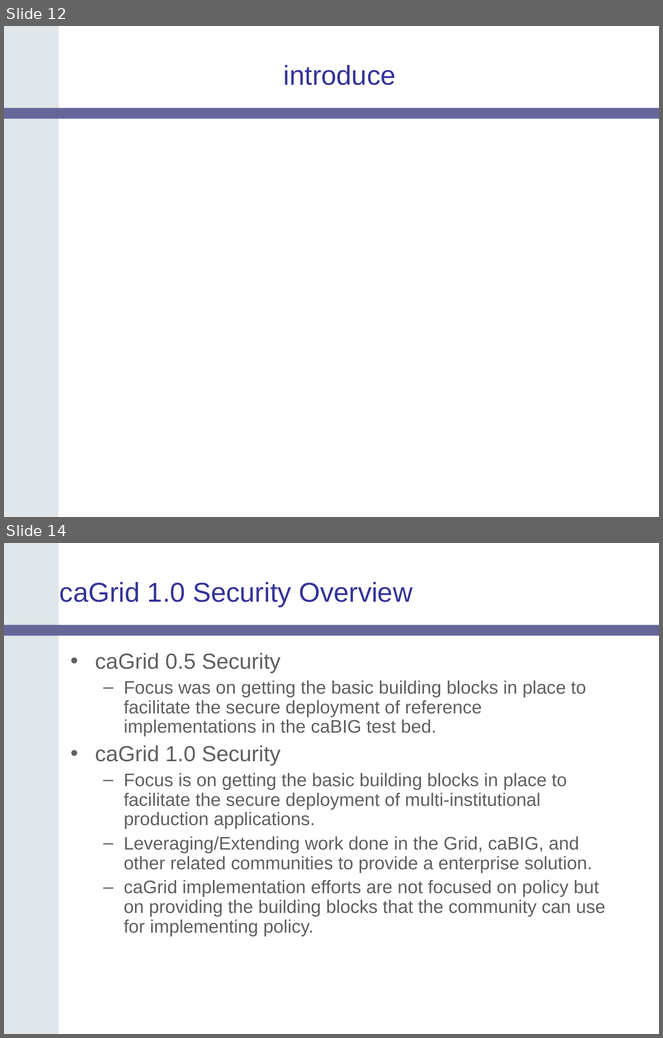
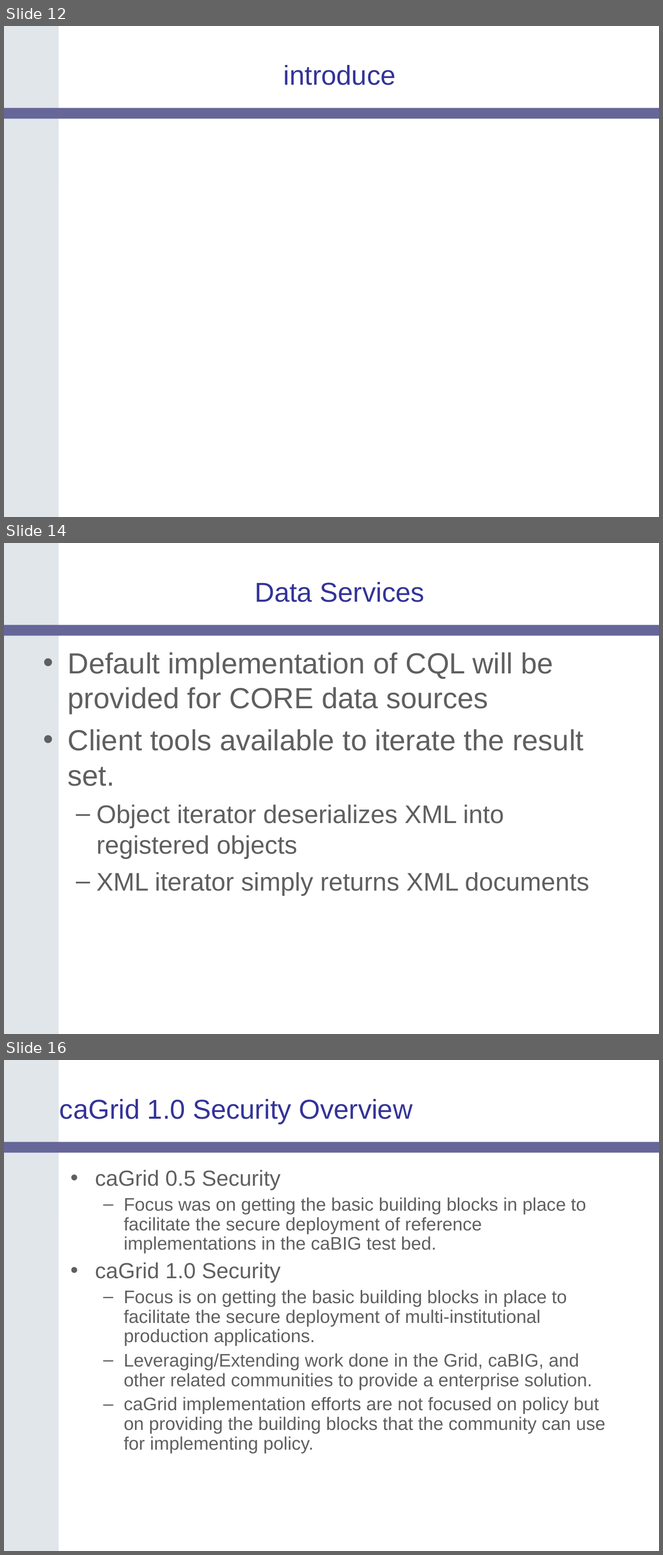
Before and after one commit to NCIP/cagrid-docs, a slide deck: presentations/200604_AnnualMeeting/caGrid-1.0-Architecture_caBIG-Annual-Meeting06.ppt. Shown one above the other, each under a label of ours: slides 12 and 14 before the commit, slides 12, 14 and 16 after it; the slides between them are not shown. The pictures are 663x1038 and 663x1555 pixels, drawn with LibreOffice and Linux fonts; fonts in the diff are those of the drawing; background and template pictures are left out. Boxes give left, top, right and bottom in pixels: in the first picture for what was removed or moved away, otherwise in the second. Text is boxed around its words. In the diff, an @@ line names an element or a change of style, - is before the commit and + after.

Commit message:
added data service slides

```diff
--- a/presentations/200604_AnnualMeeting/caGrid-1.0-Architecture_caBIG-Annual-Meeting06.ppt
+++ b/presentations/200604_AnnualMeeting/caGrid-1.0-Architecture_caBIG-Annual-Meeting06.ppt
@@ slide 14 added at bbox=[4, 543, 659, 1034], background #FFFFFF; not listed: 2 template elements that a slide beside it also shows @@
@@ title added at bbox=[255, 582, 425, 602], 30 pt, text #333399 @@
+Data Services
@@ text added at bbox=[68, 652, 590, 896], 32 pt, text #5F5F5F @@
+• Default implementation of CQL will be provided for CORE data sources
+• Client tools available to iterate the result set.
+  – Object iterator deserializes XML into registered objects
+  – XML iterator simply returns XML documents
@@ what was slide 14 is now slide 16 @@
```
Also in this commit, not shown: 5 slides changed, 2 other slides added, 1 slide removed.
